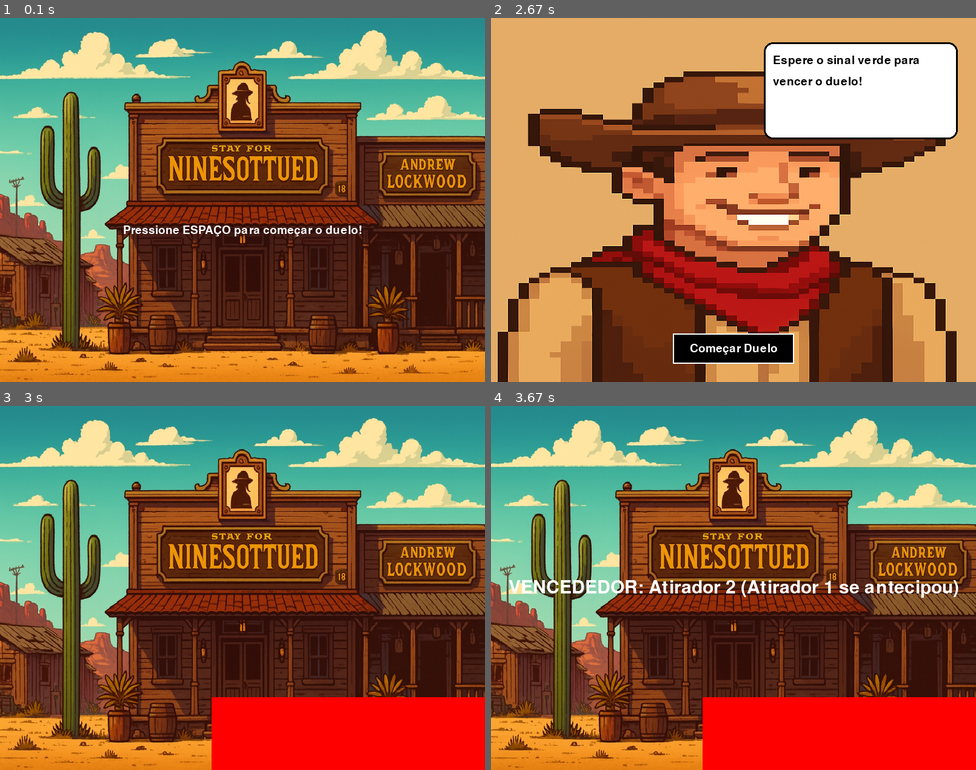
Above: before the commit, frames 1-4 (two rows, left to right).
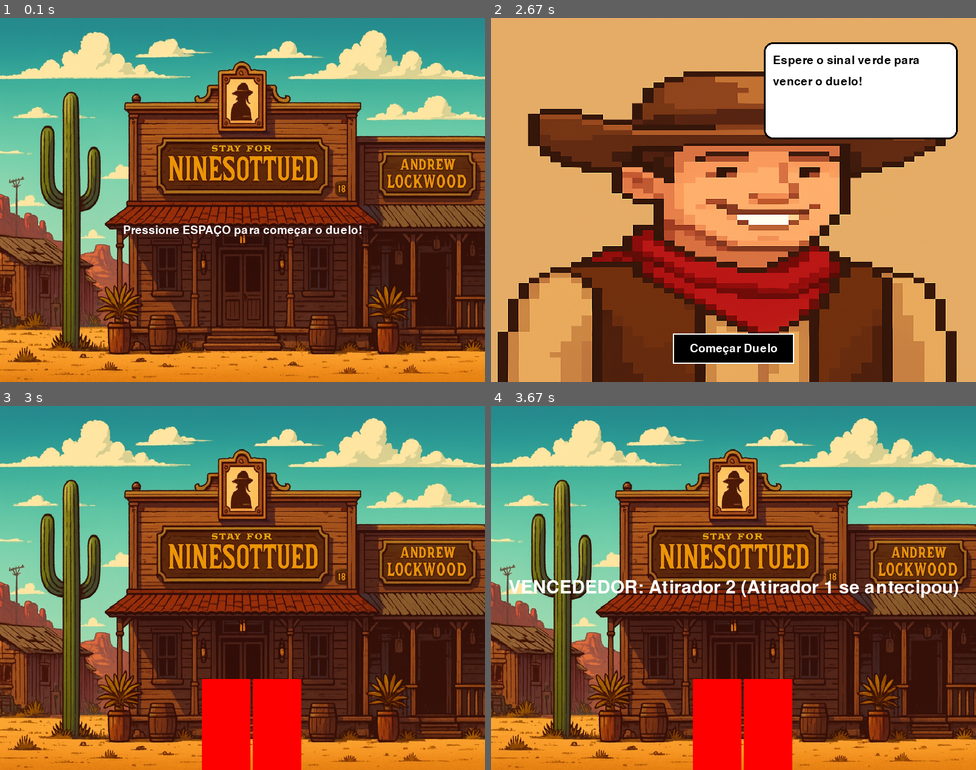
Above: after the commit, the same moments.

Repository: lukacb/Pygame---Duelo-no-Velho-Oeste
Game: pygame game, started from duelo.py
Two runs of this game, one before a commit and one after it. Both use one fixed random seed, a clock stepped at 60 frames per second and the inputs below.
Inputs (mouse positions are in pixels of both pictures, inside the frame that each line leads up to):
- Up to frame 1 (0.1 s): no input
- Up to frame 2 (2.67 s): tap Space at 0.33 s; click (733, 221) at 0.72 s; click (583, 145) at 1.05 s; click (912, 327) at 1.38 s; click (743, 76) at 1.72 s; click (709, 294) at 2.05 s; click (718, 138) at 2.38 s
- Up to frame 3 (3 s): click (174, 511) at 2.72 s
- Up to frame 4 (3.67 s): tap A at 3 s

Frames 1-2 are identical in both runs. In frame 3, 9.1% of the frame differs, in the area x 41-100%, y 75-100%; in frame 4, 9.1%.

Commit message:
Tentando colocar os cowboys

Diff:
--- a/duelo.py
+++ b/duelo.py
@@ -25,10 +25,20 @@
 fundo_inicio = pygame.image.load("fundooestenovo.png").convert()
 fundo_inicio = pygame.transform.scale(fundo_inicio, (largura_tela, altura_tela))
 
+# cowboy_img é a imagem grande do início (mantenha ela assim)
 cowboy_img = pygame.image.load("cowboysorrindo.png").convert_alpha()
-cowboy_img = pygame.transform.scale(cowboy_img, (largura_tela, altura_tela))  # Cowboy ocupa a tela inteira
-
-cowboybase = pygame.image.load("cowboy1.png").convert_alpha()
+cowboy_img = pygame.transform.scale(cowboy_img, (largura_tela, altura_tela))
+
+# --- AQUI VAI A MUDANÇA ---
+# 1. Carrega a imagem base
+cowboybase_original = pygame.image.load("cowboy1.png").convert_alpha()
+
+# 2. REDIMENSIONA a imagem base para um tamanho menor e visível
+LARGURA_COWBOY = 80  # Experimente este valor!
+ALTURA_COWBOY = 150 # Experimente este valor!
+cowboybase = pygame.transform.scale(cowboybase_original, (LARGURA_COWBOY, ALTURA_COWBOY))
+
+# Agora, define as imagens dos jogadores (elas já estão redimensionadas)
 jogador1_img = cowboybase
 jogador2_img = pygame.transform.flip(cowboybase, True, False)
 
@@ -38,7 +48,7 @@
 jogador2_rect = jogador2_img.get_rect()
 
 # 2. Define as posições X e Y iniciais
-pos_y_chao = 480 # (Você definiu isso, está ótimo)
+pos_y_chao = 450
 pos_x_jogador1 = 350
 pos_x_jogador2 = 400
 
@@ -199,10 +209,9 @@
         else:
             tela.blit(fundo_inicio, (0, 0)) # Fundo do jogo
 
-        # --- TESTE DE DIAGNÓSTICO ---
-        # Comente as linhas de 'blit' dos jogadores
-        # tela.blit(jogador1_img, jogador1_rect)
-        # tela.blit(jogador2_img, jogador2_rect)
+        # 2. Desenha os jogadores (CÓDIGO CORRIGIDO)
+        tela.blit(jogador1_img, jogador1_rect) # <-- DESCOMENTADO
+        tela.blit(jogador2_img, jogador2_rect) # <-- DESCOMENTADO
 
         # E adicione estas linhas:
         COR_TESTE = (255, 0, 0) # Vermelho brilhante
